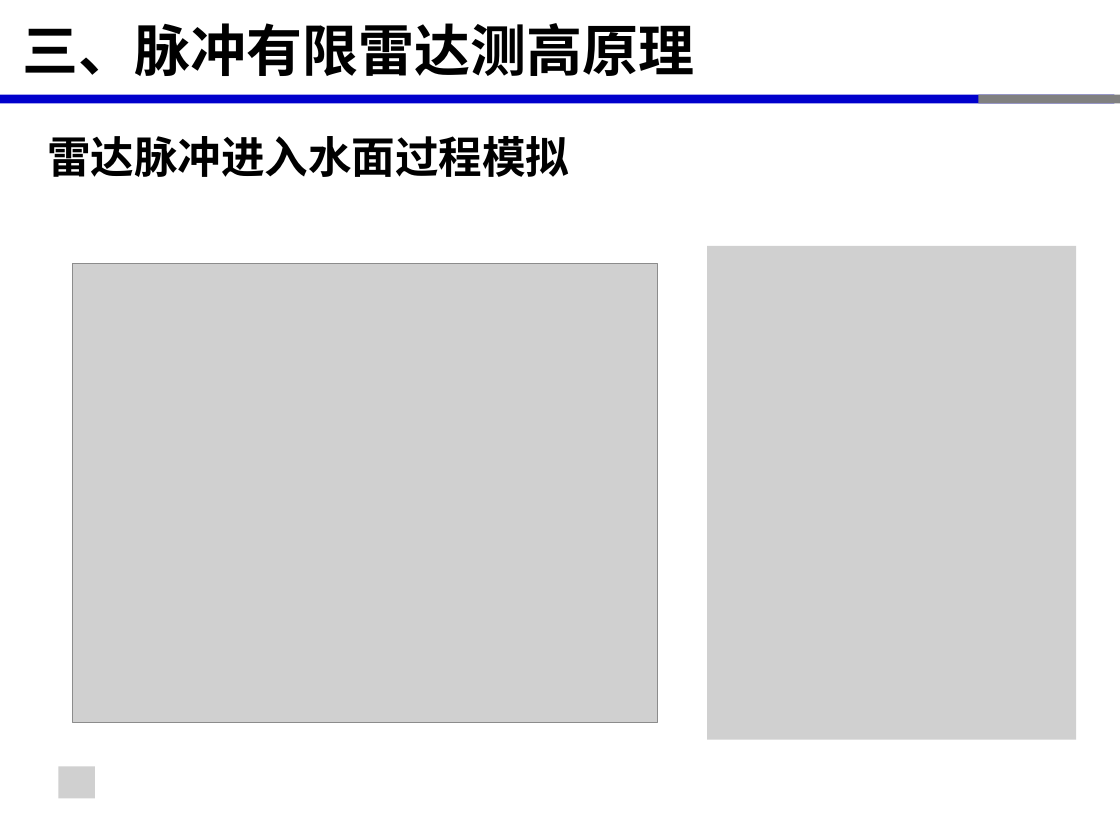
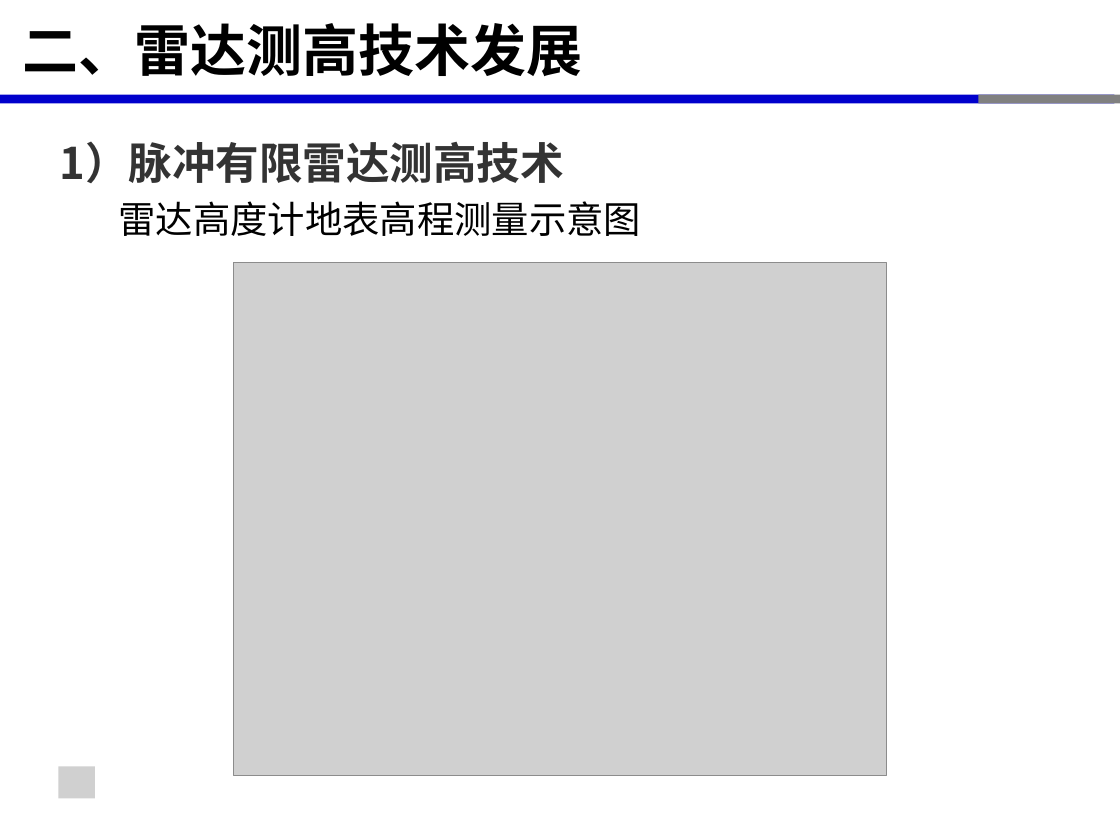
Before and after one commit to xinluo2018/satellite-altimetry-course, a slide deck: slide 15 of 第2章-星载雷达测高原理-2学时/第2章-星载雷达测高原理-2学时.pptx. Drawn at 1120x840 pixels with LibreOffice and Linux fonts; fonts in the diff are those of the drawing; grey boxes stand for pictures. Boxes give left, top, right and bottom in pixels: in the first picture for what was removed or moved away, otherwise in the second. Text is boxed around its words. In the diff, an @@ line names an element or a change of style, - is before the commit and + after.

```diff
--- a/第2章-星载雷达测高原理-2学时/第2章-星载雷达测高原理-2学时.pptx
+++ b/第2章-星载雷达测高原理-2学时/第2章-星载雷达测高原理-2学时.pptx
@@ title at <box>22,23,582,76</box>: text changed @@
-三、脉冲有限雷达测高原理
+二、雷达测高技术发展
@@ text added at <box>60,141,564,183</box>, 28 pt, text #333333, bold @@
+1）脉冲有限雷达测高技术
@@ text at <box>119,201,642,236</box>: text changed; size 28 to 24 pt; bold off @@
-雷达脉冲进入水面过程模拟
+雷达高度计地表高程测量示意图
@@ picture: place and size @@
-picture at <box>73,263,657,722</box>
+picture at <box>234,263,887,776</box>
@@ picture removed at <box>707,246,1075,740</box> @@
```
Also in this commit, not shown: 14 other slides changed, 9 slides added, 2 slides removed, 10 other files.
